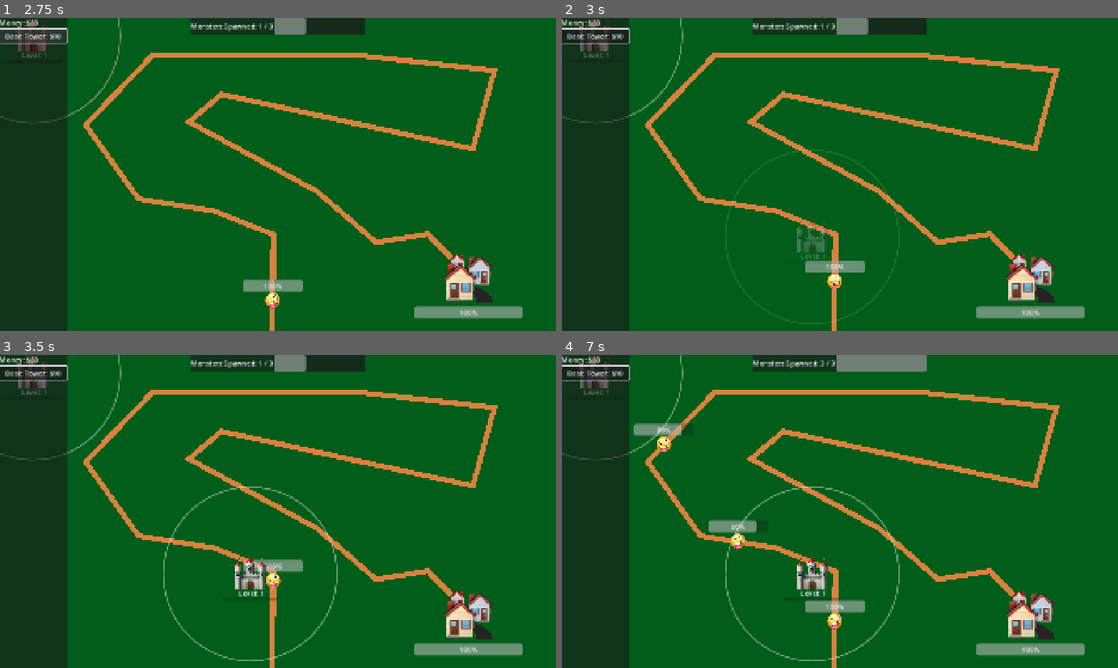
Above: before the commit, frames 1-4 (two rows, left to right).
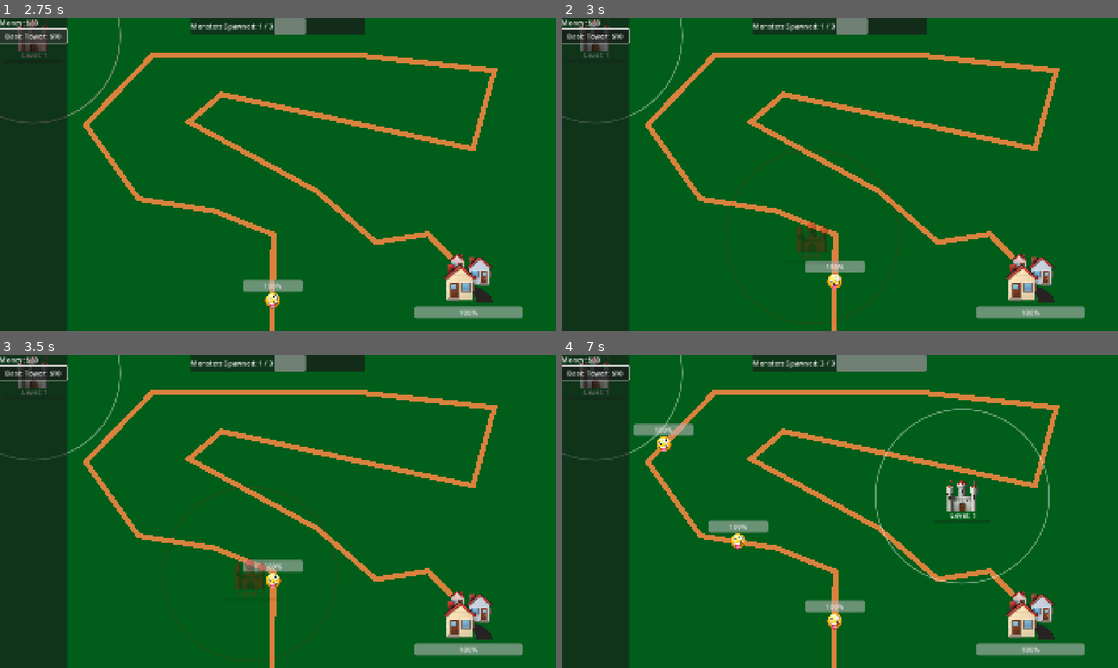
Above: after the commit, the same moments.

Repository: alexcolemandata/tower-defense
Game: Godot game, scene res://game.tscn
The game is run twice, just before and just after one commit, with the same random seed, the same clock (stepped at 60 frames per second) and the same inputs.
Inputs (mouse positions are in pixels of both pictures, inside the frame that each line leads up to):
- Up to frame 1 (2.75 s): click "Basic Tower: $10" at 0.5 s; click "Basic Tower: $10" at 1.25 s; click "Basic Tower: $10" at 2 s
- Up to frame 2 (3 s): move the mouse to (812, 237) at 2.77 s; click (812, 237) at 2.92 s
- Up to frame 3 (3.5 s): no input
- Up to frame 4 (7 s): move the mouse to (1006, 558) at 3.52 s; click (1006, 558) at 3.67 s; move the mouse to (673, 464) at 4.27 s; click (673, 464) at 4.42 s; move the mouse to (867, 511) at 5.02 s; click (867, 511) at 5.17 s; move the mouse to (756, 433) at 5.77 s; click (756, 433) at 5.92 s; move the mouse to (962, 495) at 6.52 s; click (962, 495) at 6.67 s

Frame 1 is identical in both runs. In frame 2, 0.7% of the frame differs, in the area x 29-61%, y 42-98%; in frame 3, 1.0%; in frame 4, 2.3%, in the area x 16-88%, y 17-98%.

Commit message:
cant spawn tower on trail

Diff:
--- a/game.tscn
+++ b/game.tscn
@@ -23,6 +23,7 @@
 
 [node name="MonsterTrail" parent="." instance=ExtResource("2_e2o6t")]
 unique_name_in_owner = true
+num_collision_points = 120
 
 [node name="GameOverScreen" type="ColorRect" parent="."]
 unique_name_in_owner = true
--- a/monster.tscn
+++ b/monster.tscn
@@ -23,6 +23,7 @@
 rounded = true
 
 [node name="HurtBox" type="Area2D" parent="."]
+collision_layer = 2
 
 [node name="CollisionShape2D" type="CollisionShape2D" parent="HurtBox"]
 position = Vector2(0, -2)
--- a/monster_trail.gd
+++ b/monster_trail.gd
@@ -3,17 +3,50 @@
 
 const MONSTER = preload("res://monster.tscn")
 
+@onready var footprint_polygon: CollisionPolygon2D = $Footprint/FootprintPolygon
+
 @export var line_color: Color = Color.WHITE
 @export var line_width: float = 4.
 
+@export var num_collision_points: int = 50
+
 var destination_town: Town
+var count_monsters: int = 0
 
-var count_monsters: int = 0
+func _ready() -> void:
+	generate_footprint()
 
 func _draw() -> void:
 	var points = curve.get_baked_points()
 	if points.size() > 1:
 		draw_polyline(points, line_color, line_width)
+
+func generate_footprint() -> void:
+	if not footprint_polygon:
+		return
+	var path_length = curve.get_baked_length()
+	var footprint_points: PackedVector2Array = []
+	var left_edges: Array = []
+	var right_edges: Array = []
+
+	for i in num_collision_points + 1:
+		var sample_offset = (float(i) / float(num_collision_points)) * path_length
+		var sampled_transform = curve.sample_baked_with_rotation(sample_offset)
+		var path_point = sampled_transform.get_origin()
+		var path_rotation = sampled_transform.get_rotation()
+		var path_direction = Vector2.from_angle(path_rotation)
+
+		left_edges.append(Vector2(path_point + (path_direction.rotated(PI/2.) * line_width / 2.)))
+		right_edges.append(Vector2(path_point + (path_direction.rotated(-PI/2.) * line_width / 2.)))
+
+	footprint_points.append_array(left_edges)
+	right_edges.reverse()
+	footprint_points.append_array(right_edges)
+
+	footprint_polygon.polygon = footprint_points
+	return
+
+
 
 func _process(_delta: float) -> void:
 	queue_redraw()
--- a/monster_trail.tscn
+++ b/monster_trail.tscn
@@ -13,3 +13,8 @@
 script = ExtResource("1_bjd3o")
 line_color = Color(0.84927785, 0.510549, 0.24348637, 1)
 line_width = 12.0
+num_collision_points = null
+
+[node name="Footprint" type="Area2D" parent="."]
+
+[node name="FootprintPolygon" type="CollisionPolygon2D" parent="Footprint"]
--- a/project.godot
+++ b/project.godot
@@ -36,6 +36,11 @@
 ]
 }
 
+[layer_names]
+
+2d_physics/layer_1="PlacementFootprints"
+2d_physics/layer_2="MonsterHurt"
+
 [rendering]
 
 renderer/rendering_method="mobile"
--- a/tower.tscn
+++ b/tower.tscn
@@ -8,7 +8,7 @@
 radius = 219.67
 
 [sub_resource type="CircleShape2D" id="CircleShape2D_vedim"]
-radius = 29.017237
+radius = 46.0
 
 [node name="Tower" type="Node2D"]
 script = ExtResource("1_vedim")
@@ -21,6 +21,7 @@
 unique_name_in_owner = true
 visible = false
 collision_layer = 0
+collision_mask = 2
 
 [node name="VisionShape" type="CollisionShape2D" parent="VisionArea"]
 unique_name_in_owner = true
@@ -53,5 +54,5 @@
 unique_name_in_owner = true
 
 [node name="FootprintShape" type="CollisionShape2D" parent="Footprint"]
-position = Vector2(-1, 20)
+position = Vector2(-2, 6)
 shape = SubResource("CircleShape2D_vedim")
--- a/town.tscn
+++ b/town.tscn
@@ -1,9 +1,12 @@
-[gd_scene load_steps=5 format=3 uid="uid://du65lrtiyds3j"]
+[gd_scene load_steps=6 format=3 uid="uid://du65lrtiyds3j"]
 
 [ext_resource type="Script" uid="uid://4npg6m6ilw46" path="res://town.gd" id="1_e8yg3"]
 [ext_resource type="Texture2D" uid="uid://wf2xay7a77x5" path="res://town.png" id="1_x5mr4"]
 [ext_resource type="PackedScene" uid="uid://lo3xxa5dppt8" path="res://fire.tscn" id="2_dwdjc"]
 [ext_resource type="Texture2D" uid="uid://dhu361mspjkx6" path="res://party_popper.png" id="4_gwqsq"]
+
+[sub_resource type="CircleShape2D" id="CircleShape2D_gwqsq"]
+radius = 116.15507
 
 [node name="Town" type="Node2D"]
 script = ExtResource("1_e8yg3")
@@ -69,3 +72,8 @@
 offset_right = 198.0
 offset_bottom = -20.0
 text = "Hoorah, Hooray!"
+
+[node name="Footprint" type="Area2D" parent="."]
+
+[node name="CollisionShape2D" type="CollisionShape2D" parent="Footprint"]
+shape = SubResource("CircleShape2D_gwqsq")
Not shown, changed: TODO.md
